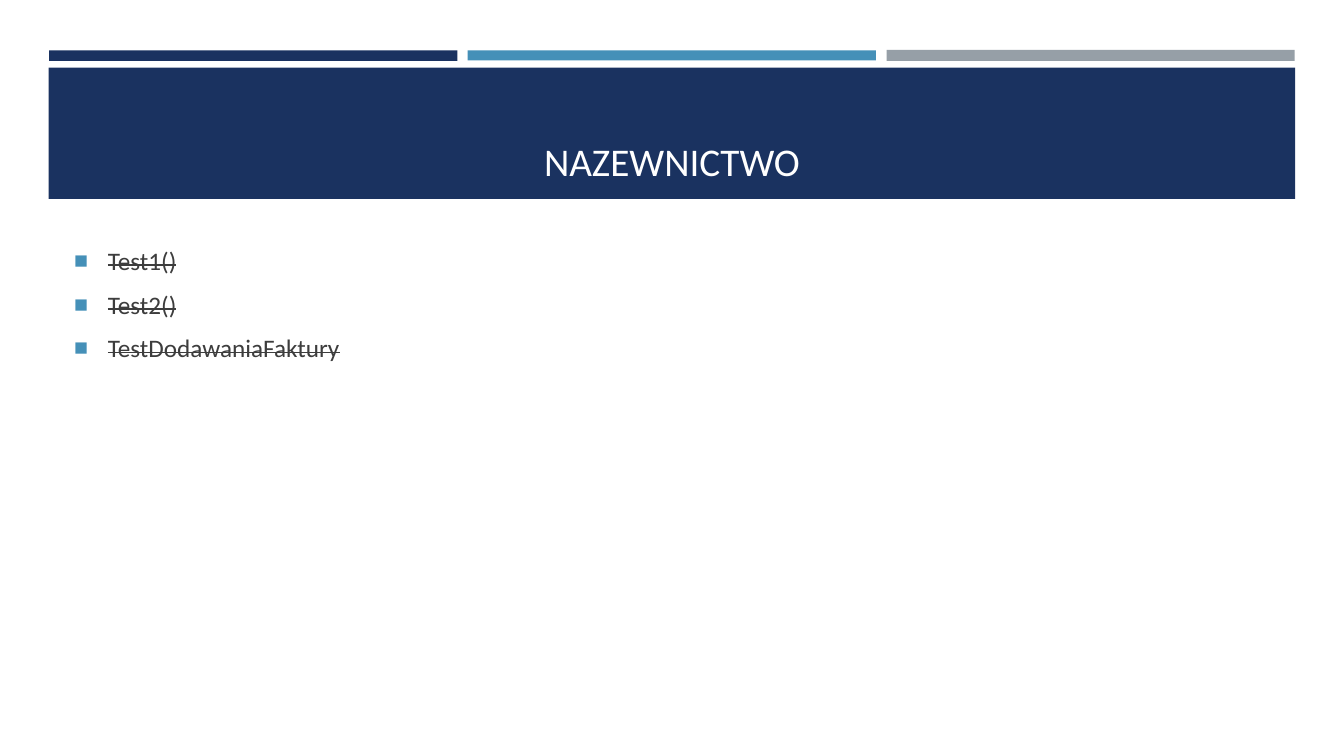
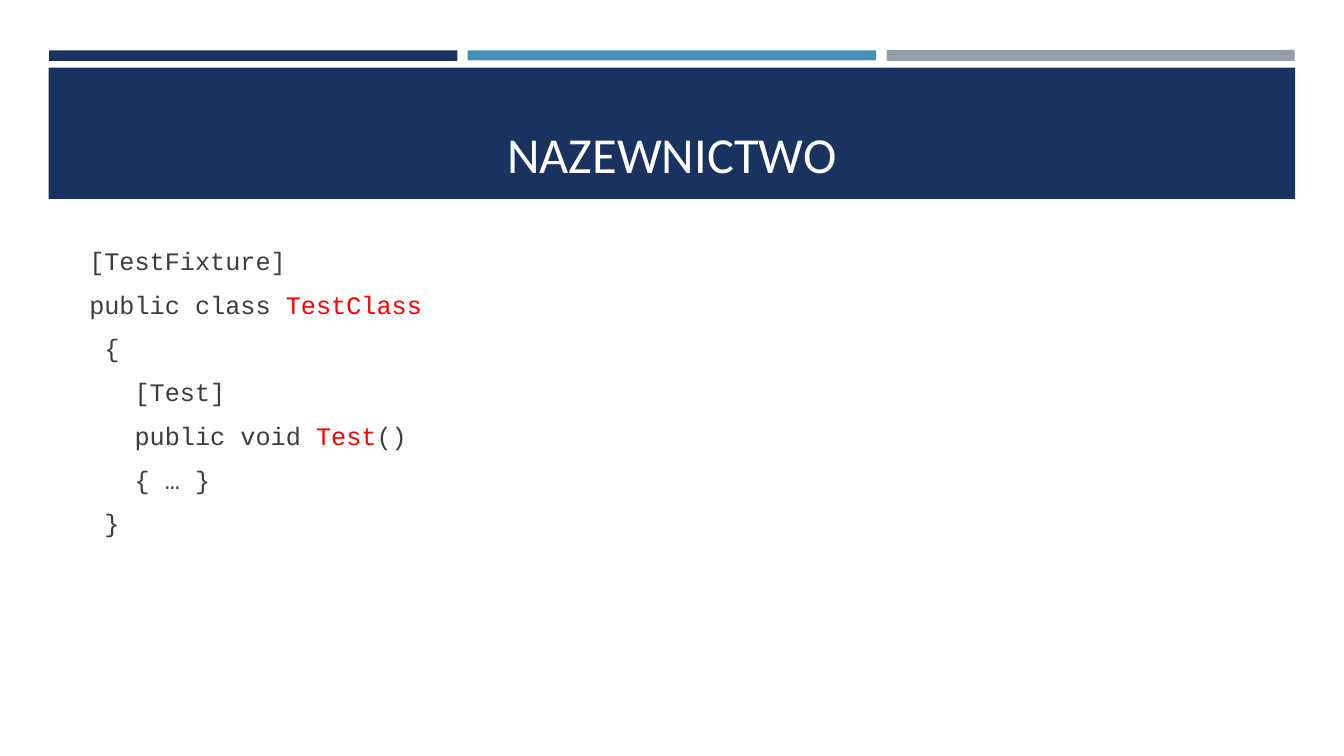
Before and after one commit to saamed/unit-test-workshops, a slide deck: slide 8 of docs/Testy jednostkowe.pptx (slide 7 before the commit). Drawn at 1344x756 pixels with LibreOffice and Linux fonts; fonts in the diff are those of the drawing. Boxes give left, top, right and bottom in pixels: in the first picture for what was removed or moved away, otherwise in the second. Text is boxed around its words. In the diff, an @@ line names an element or a change of style, - is before the commit and + after.

```diff
--- a/docs/Testy jednostkowe.pptx
+++ b/docs/Testy jednostkowe.pptx
@@ title "NAZEWNICTWO" at (507, 140, 836, 174): size 28 to 36 pt @@
@@ text at (89, 252, 422, 451): text changed; font Calibri to Courier New @@
-■ Test1()
-■ Test2()
-■ TestDodawaniaFaktury
+[TestFixture]
+public class TestClass
+{
+[Test]
+public void Test()
+{ … }
+}
```
Also in this commit, not shown: 7 other slides changed, 2 slides added.
